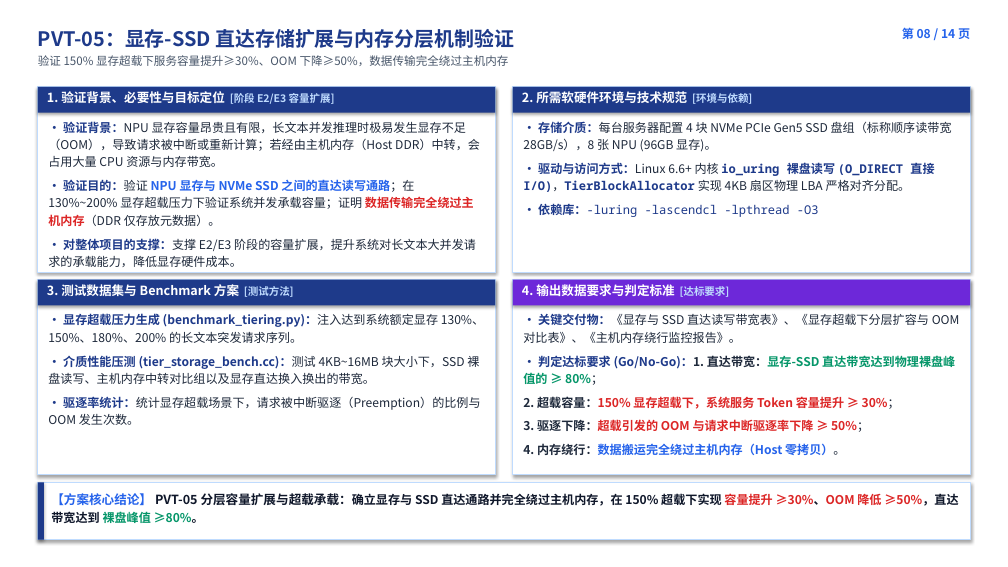
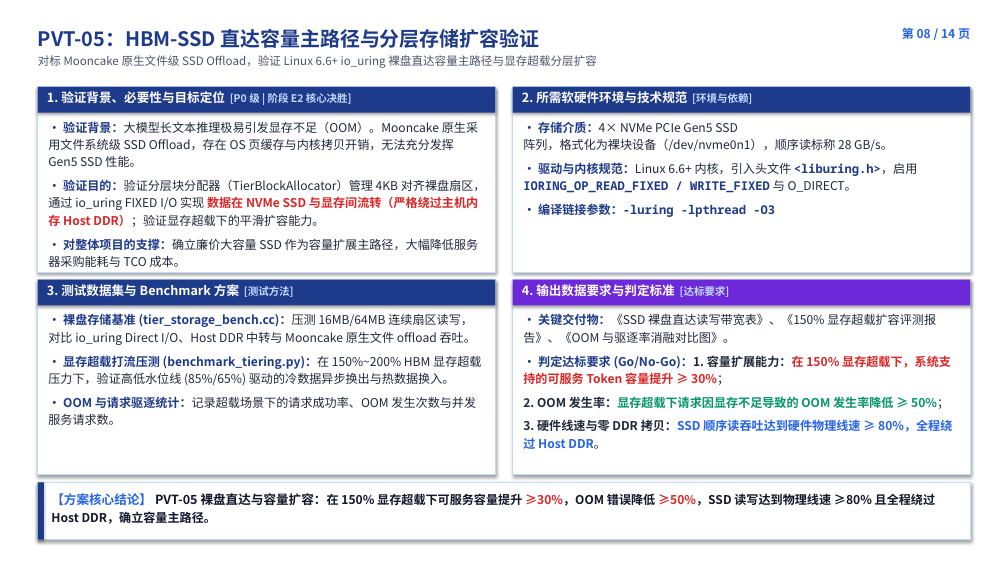
Before and after one commit to stonetree/reports, a slide deck: slide 8 of kvcache/unified_kv_memory/提前验证方案设计/验证计划方案设计/开发人员串讲PPT/00_统一异构KVCache存储池_提前验证全景与开发串讲完整版_预审版.pptx. Drawn at 1008x567 pixels with LibreOffice and Linux fonts; fonts in the diff are those of the drawing. Boxes give left, top, right and bottom in pixels: in the first picture for what was removed or moved away, otherwise in the second. Text is boxed around its words. In the diff, an @@ line names an element or a change of style, - is before the commit and + after.

Commit message:
全面对齐最新评审要求与用语规范

```diff
--- a/kvcache/unified_kv_memory/提前验证方案设计/验证计划方案设计/开发人员串讲PPT/00_统一异构KVCache存储池_提前验证全景与开发串讲完整版_预审版.pptx
+++ b/kvcache/unified_kv_memory/提前验证方案设计/验证计划方案设计/开发人员串讲PPT/00_统一异构KVCache存储池_提前验证全景与开发串讲完整版_预审版.pptx
@@ text at bbox=[38, 29, 597, 68]: text changed @@
-PVT-05：显存-SSD 直达存储扩展与内存分层机制验证
-验证 150% 显存超载下服务容量提升≥30%、OOM 下降≥50%，数据传输完全绕过主机内存
+PVT-05：HBM-SSD 直达容量主路径与分层存储扩容验证
+对标 Mooncake 原生文件级 SSD Offload，验证 Linux 6.6+ io_uring 裸盘直达容量主路径与显存超载分层扩容
@@ text at bbox=[47, 91, 352, 104]: text changed @@
-1. 验证背景、必要性与目标定位 [阶段 E2/E3 容量扩展]
+1. 验证背景、必要性与目标定位 [P0 级 | 阶段 E2 核心决胜]
@@ text at bbox=[48, 121, 486, 267]: text changed @@
-• 验证背景：NPU 显存容量昂贵且有限，长文本并发推理时极易发生显存不足（OOM），导致请求被中断或重新计算；若经由主机内存（Host DDR）中转，会占用大量 CPU 资源与内存带宽。
-• 验证目的：验证 NPU 显存与 NVMe SSD 之间的直达读写通路；在 130%~200% 显存超载压力下验证系统并发承载容量；证明 数据传输完全绕过主机内存（DDR 仅存放元数据）。
-• 对整体项目的支撑：支撑 E2/E3 阶段的容量扩展，提升系统对长文本大并发请求的承载能力，降低显存硬件成本。
+• 验证背景：大模型长文本推理极易引发显存不足（OOM）。Mooncake 原生采用文件系统级 SSD Offload，存在 OS 页缓存与内核拷贝开销，无法充分发挥 Gen5 SSD 性能。
+• 验证目的：验证分层块分配器（TierBlockAllocator）管理 4KB 对齐裸盘扇区，通过 io_uring FIXED I/O 实现 数据在 NVMe SSD 与显存间流转（严格绕过主机内存 Host DDR）；验证显存超载下的平滑扩容能力。
+• 对整体项目的支撑：确立廉价大容量 SSD 作为容量扩展主路径，大幅降低服务器采购能耗与 TCO 成本。
@@ text at bbox=[523, 121, 917, 217]: text changed; bold on @@
-• 存储介质：每台服务器配置 4 块 NVMe PCIe Gen5 SSD 盘组（标称顺序读带宽 28GB/s），8 张 NPU (96GB 显存)。
-• 驱动与访问方式：Linux 6.6+ 内核 io_uring 裸盘读写 (O_DIRECT 直接 I/O)，TierBlockAllocator 实现 4KB 扇区物理 LBA 严格对齐分配。
-• 依赖库：-luring -lascendcl -lpthread -O3
+• 存储介质：4× NVMe PCIe Gen5 SSD 阵列，格式化为裸块设备（/dev/nvme0n1），顺序读标称 28 GB/s。
+• 驱动与内核规范：Linux 6.6+ 内核，引入头文件 <liburing.h>，启用 IORING_OP_READ_FIXED / WRITE_FIXED 与 O_DIRECT。
+• 编译链接参数：-luring -lpthread -O3
@@ text at bbox=[48, 312, 481, 425]: text changed @@
-• 显存超载压力生成 (benchmark_tiering.py)：注入达到系统额定显存 130%、150%、180%、200% 的长文本突发请求序列。
-• 介质性能压测 (tier_storage_bench.cc)：测试 4KB~16MB 块大小下，SSD 裸盘读写、主机内存中转对比组以及显存直达换入换出的带宽。
-• 驱逐率统计：统计显存超载场景下，请求被中断驱逐（Preemption）的比例与 OOM 发生次数。
+• 裸盘存储基准 (tier_storage_bench.cc)：压测 16MB/64MB 连续扇区读写，对比 io_uring Direct I/O、Host DDR 中转与 Mooncake 原生文件 offload 吞吐。
+• 显存超载打流压测 (benchmark_tiering.py)：在 150%~200% HBM 显存超载压力下，验证高低水位线 (85%/65%) 驱动的冷数据异步换出与热数据换入。
+• OOM 与请求驱逐统计：记录超载场景下的请求成功率、OOM 发生次数与并发服务请求数。
@@ text at bbox=[523, 313, 952, 449]: text changed @@
-• 关键交付物：《显存与 SSD 直达读写带宽表》、《显存超载下分层扩容与 OOM 对比表》、《主机内存绕行监控报告》。
-• 判定达标要求 (Go/No-Go)：1. 直达带宽：显存-SSD 直达带宽达到物理裸盘峰值的 ≥ 80%；
-2. 超载容量：150% 显存超载下，系统服务 Token 容量提升 ≥ 30%；
-3. 驱逐下降：超载引发的 OOM 与请求中断驱逐率下降 ≥ 50%；
-4. 内存绕行：数据搬运完全绕过主机内存（Host 零拷贝）。
+• 关键交付物：《SSD 裸盘直达读写带宽表》、《150% 显存超载扩容评测报告》、《OOM 与驱逐率消融对比图》。
+• 判定达标要求 (Go/No-Go)：1. 容量扩展能力：在 150% 显存超载下，系统支持的可服务 Token 容量提升 ≥ 30%；
+2. OOM 发生率：显存超载下请求因显存不足导致的 OOM 发生率降低 ≥ 50%；
+3. 硬件线速与零 DDR 拷贝：SSD 顺序读吞吐达到硬件物理线速 ≥ 80%，全程绕过 Host DDR。
@@ text at bbox=[51, 491, 935, 524]: text changed @@
-【方案核心结论】 PVT-05 分层容量扩展与超载承载：确立显存与 SSD 直达通路并完全绕过主机内存，在 150% 超载下实现 容量提升 ≥30%、OOM 降低 ≥50%，直达带宽达到 裸盘峰值 ≥80%。
+【方案核心结论】 PVT-05 裸盘直达与容量扩容：在 150% 显存超载下可服务容量提升 ≥30%，OOM 错误降低 ≥50%，SSD 读写达到物理线速 ≥80% 且全程绕过 Host DDR，确立容量主路径。
```
Also in this commit, not shown: 13 other slides changed, 5 other files.
